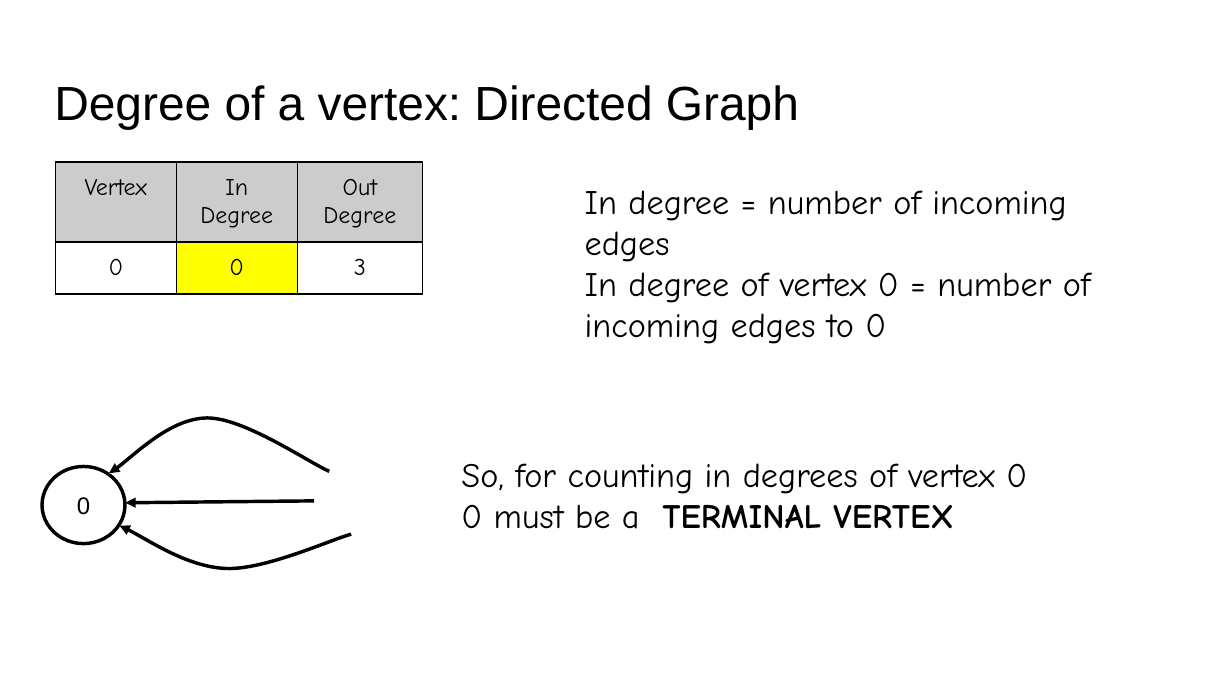
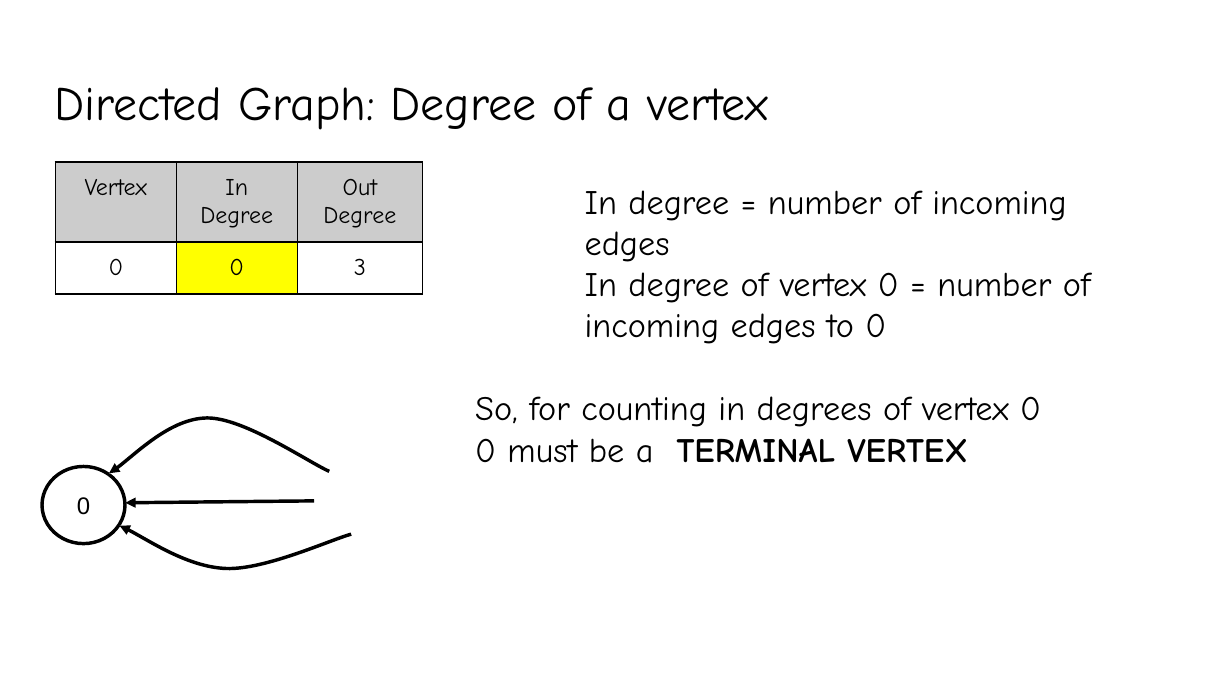
Before and after one commit to YeasirRayhanPrince/yeasirrayhanprince.github.io, a slide deck: slide 33 of cse106/slides/8.Graphs.pptx (slide 29 before the commit). Drawn at 1232x693 pixels with LibreOffice and Linux fonts; fonts in the diff are those of the drawing. Boxes give left, top, right and bottom in pixels: in the first picture for what was removed or moved away, otherwise in the second. Text is boxed around its words. In the diff, an @@ line names an element or a change of style, - is before the commit and + after.

```diff
--- a/cse106/slides/8.Graphs.pptx
+++ b/cse106/slides/8.Graphs.pptx
@@ title at [54, 87, 768, 130]: text changed; font Arial to Comic Neue @@
-Degree of a vertex: Directed Graph
+Directed Graph: Degree of a vertex
@@ text "So, for counting in degrees ...": place and size @@
-text "So, for counting in degrees ..." at [461, 463, 1027, 529]
+text "So, for counting in degrees ..." at [475, 396, 1041, 463]
```
Also in this commit, not shown: 32 other slides changed, 5 slides added, 3 other files.
